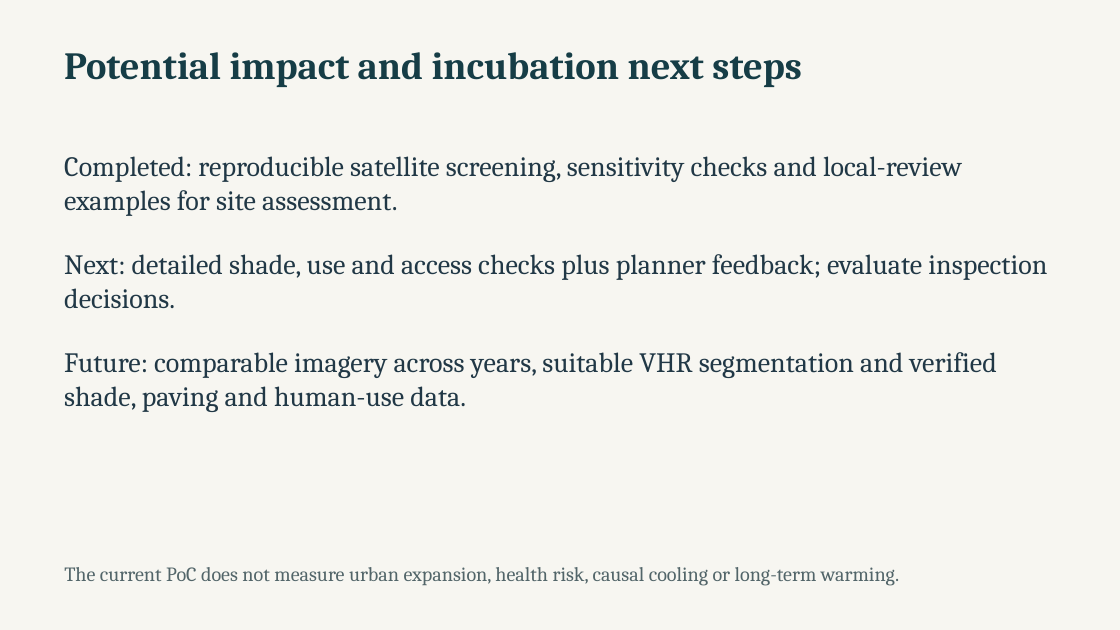
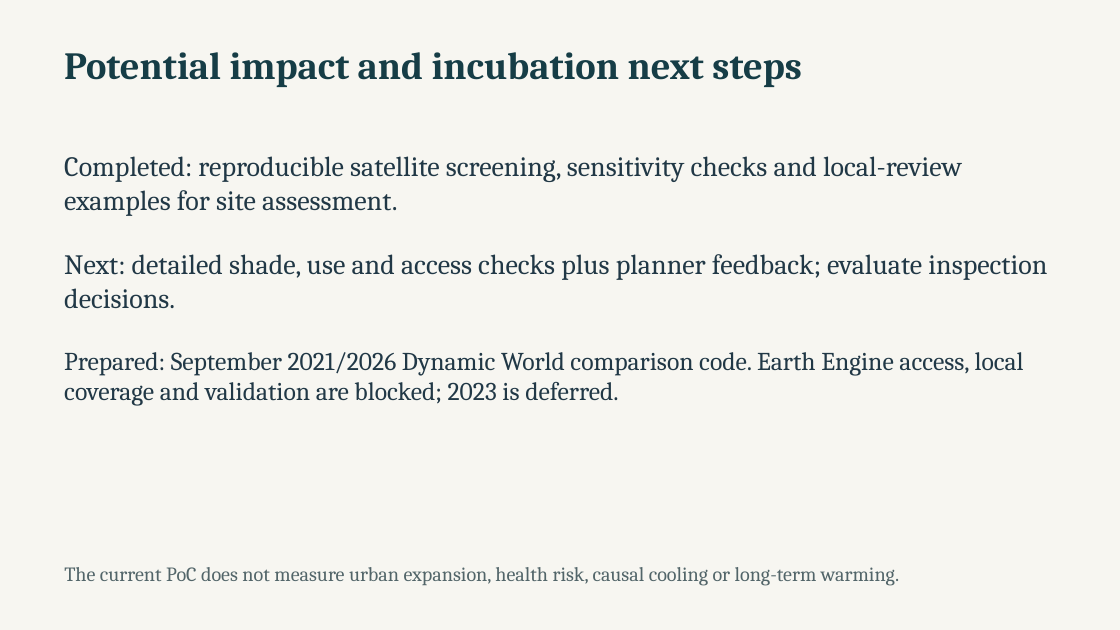
Before and after one commit to NasserAlhuri/spaceHacathon, a slide deck: slide 10 of docs/UrbanHeat-AlKhor-Pitch.pptx. Drawn at 1120x630 pixels with LibreOffice and Linux fonts; fonts in the diff are those of the drawing. Boxes give left, top, right and bottom in pixels: in the first picture for what was removed or moved away, otherwise in the second. Text is boxed around its words. In the diff, an @@ line names an element or a change of style, - is before the commit and + after.

```diff
--- a/docs/UrbanHeat-AlKhor-Pitch.pptx
+++ b/docs/UrbanHeat-AlKhor-Pitch.pptx
@@ text at [64,352,1024,406]: text changed; size 24 to 22 pt @@
-Future: comparable imagery across years, suitable VHR segmentation and verified shade, paving and human-use data.
+Prepared: September 2021/2026 Dynamic World comparison code. Earth Engine access, local coverage and validation are blocked; 2023 is deferred.
```
Also in this commit, not shown: 4 other slides changed, 44 other files.
